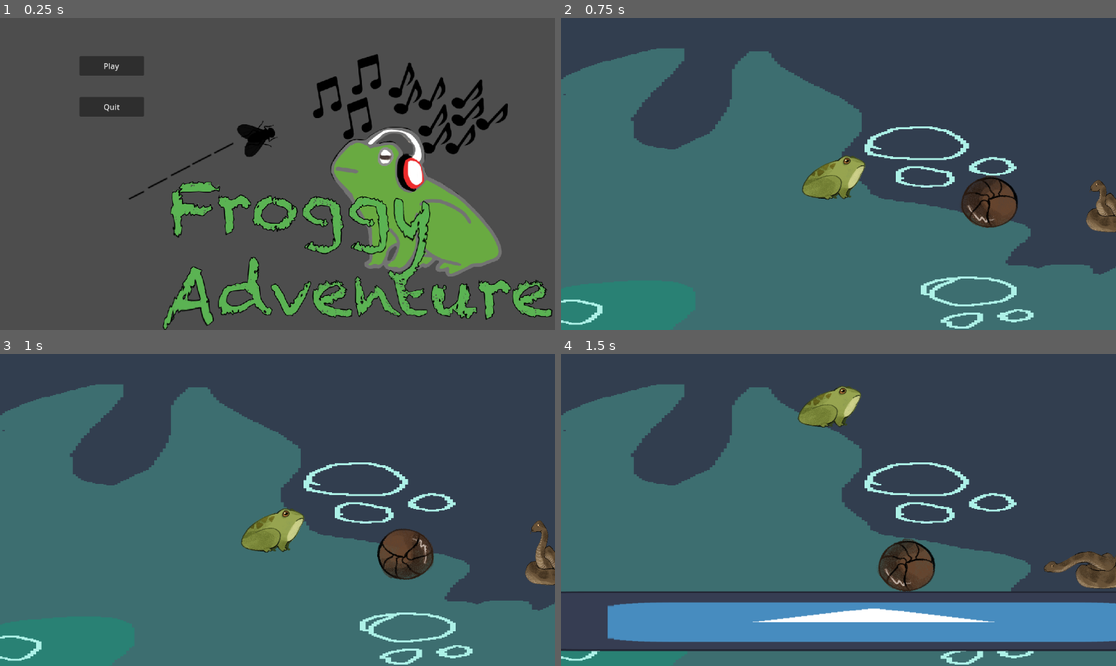
Above: before the commit, frames 1-4 (two rows, left to right).
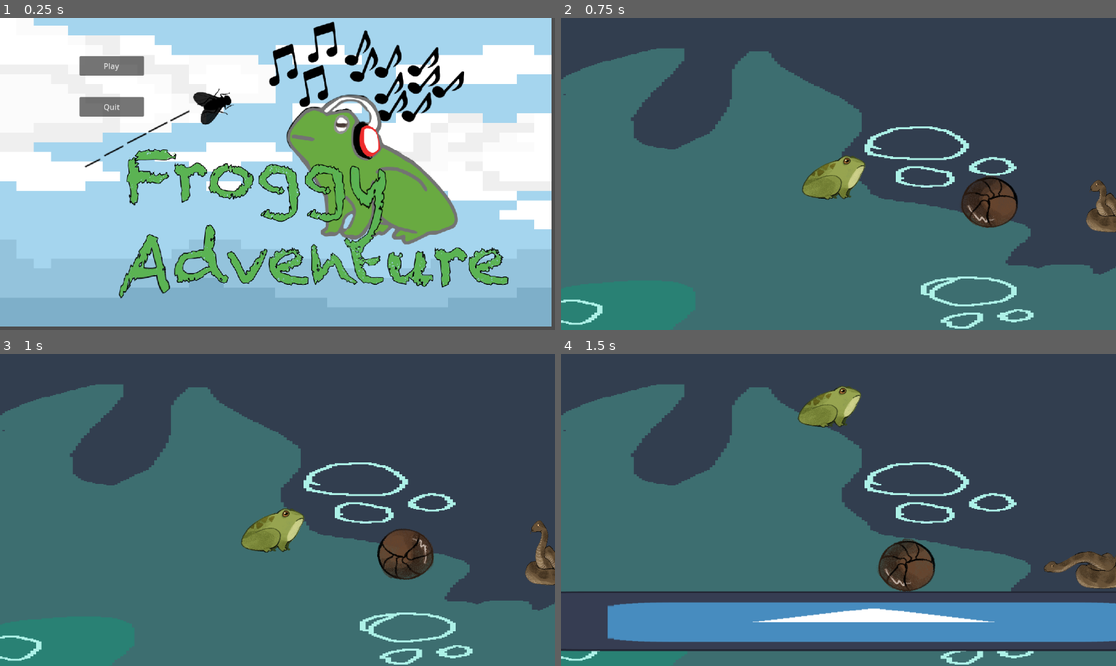
Above: after the commit, the same moments.

Repository: tmdragon2/Get-club-game-jam-project
Game: Godot game, scene res://title_screen.tscn
Same seed, same stepped clock (60 frames per second), same inputs: the game is played once before the commit and once after it. The engine's default icon, where the game draws it, is replaced by a stand-in: a white triangle on a blue panel in a dark square.
Inputs (mouse positions are in pixels of both pictures, inside the frame that each line leads up to):
- Up to frame 1 (0.25 s): no input
- Up to frame 2 (0.75 s): click "Play" at 0.5 s
- Up to frame 3 (1 s): no input
- Up to frame 4 (1.5 s): tap Enter (ui_accept) at 1.25 s; move the mouse to (960, 494) at 1.27 s; hold Right (Player_right) from 1.28 s (still down); click (960, 494) at 1.35 s

The runs differ from the first frame. In frame 1, 94% of the frame differs, in the area x 0-100%, y 0-100%; in frame 2, nothing differs; in frame 3, nothing differs; in frame 4, nothing differs.

Commit message:
new update
sgs

Diff:
--- a/Get Gamejam/title_screen.tscn
+++ b/Get Gamejam/title_screen.tscn
@@ -1,6 +1,7 @@
-[gd_scene load_steps=3 format=3 uid="uid://bpfyiv5gx0wig"]
+[gd_scene load_steps=4 format=3 uid="uid://bpfyiv5gx0wig"]
 
 [ext_resource type="Script" path="res://title_screen.gd" id="1_0w7gm"]
+[ext_resource type="Texture2D" uid="uid://btflplsgsgoqt" path="res://sky background.png" id="2_6tq4x"]
 [ext_resource type="Texture2D" uid="uid://qifxdjs3qtyl" path="res://froggy_adventures_logo.png" id="2_dg7di"]
 
 [node name="TitleScreen" type="Control"]
@@ -12,13 +13,17 @@
 grow_vertical = 2
 script = ExtResource("1_0w7gm")
 
+[node name="SkyBackground" type="Sprite2D" parent="."]
+position = Vector2(571.5, 318.5)
+scale = Vector2(2.24023, 1.25977)
+texture = ExtResource("2_6tq4x")
+
 [node name="TextureRect" type="TextureRect" parent="."]
-z_index = -1
-layout_mode = 0
-offset_left = 80.0
-offset_top = -4.0
-offset_right = 2021.0
-offset_bottom = 1242.0
+z_index = 1
+offset_left = -11.0
+offset_top = -71.0
+offset_right = 1930.0
+offset_bottom = 1175.0
 texture = ExtResource("2_dg7di")
 expand_mode = 1
 stretch_mode = 4
